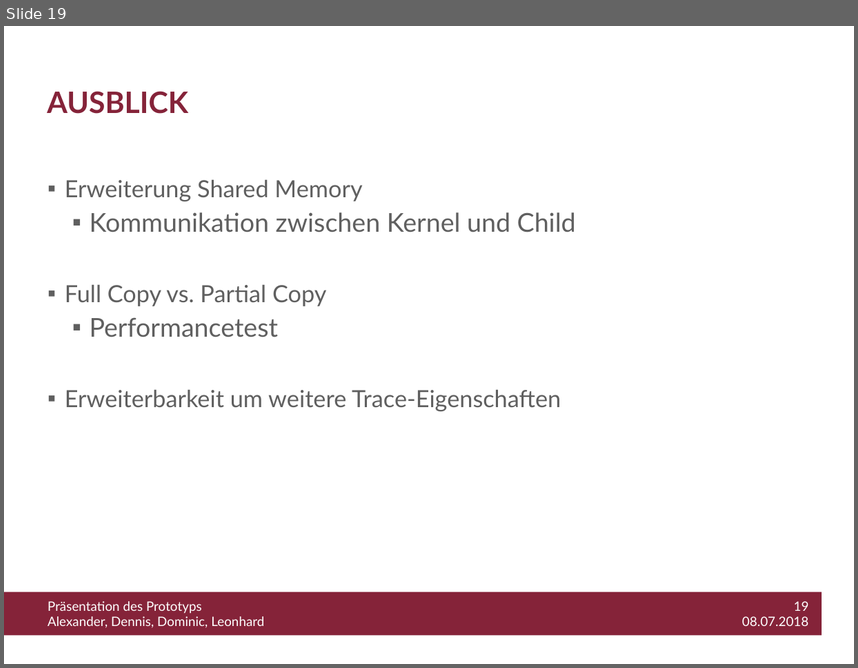
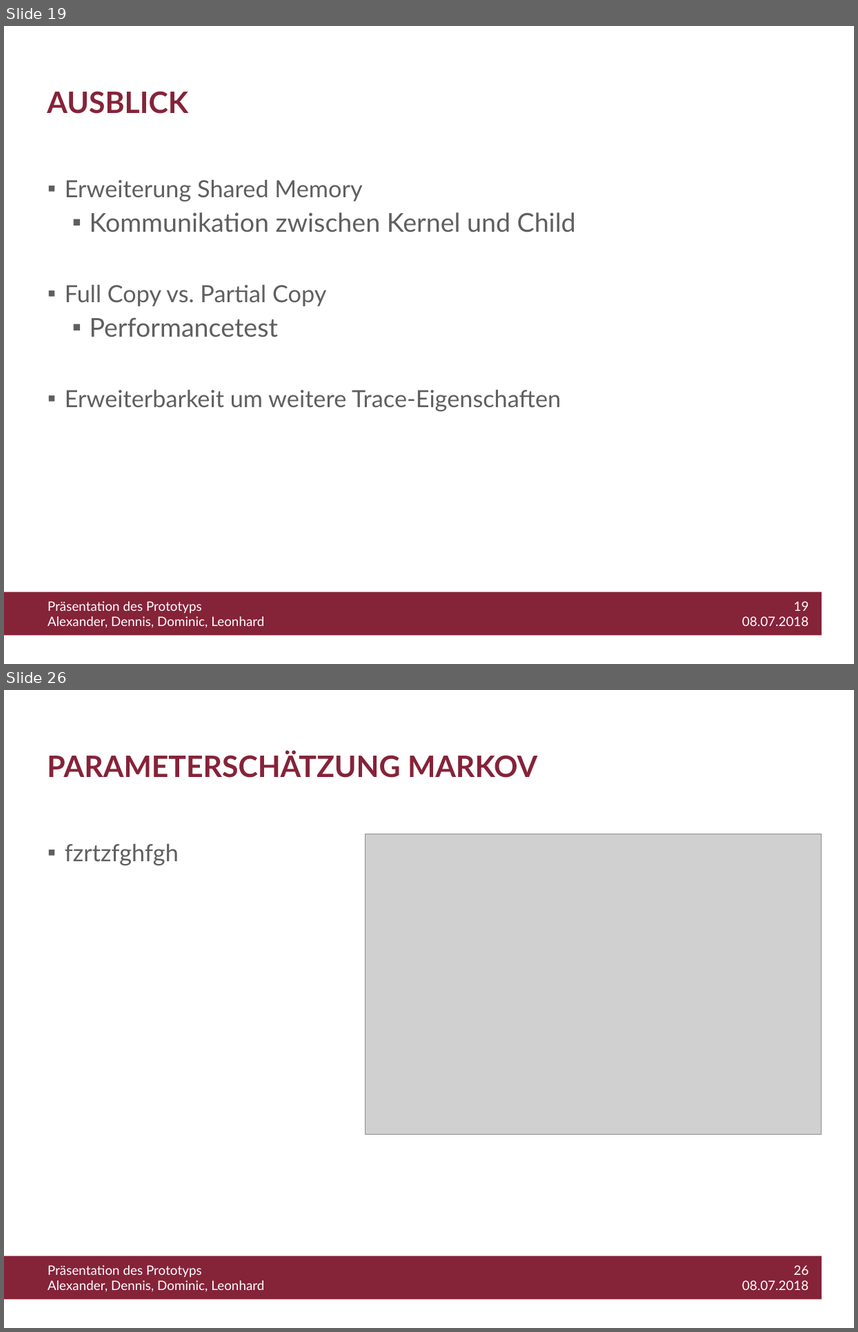
Before and after one commit to WiLEProjekt/Prototyp, a slide deck: Prototyp_Präsentation.pptx. Shown one above the other, each under a label of ours: slide 19 before the commit, slides 19 and 26 after it; the slides between them are not shown. The pictures are 858x668 and 858x1332 pixels, drawn with LibreOffice and Linux fonts; fonts in the diff are those of the drawing; grey boxes stand for pictures; background and template pictures are left out. Boxes give left, top, right and bottom in pixels: in the first picture for what was removed or moved away, otherwise in the second. Text is boxed around its words. In the diff, an @@ line names an element or a change of style, - is before the commit and + after.

```diff
--- a/Prototyp_Präsentation.pptx
+++ b/Prototyp_Präsentation.pptx
@@ slide 26 added at (4, 690, 854, 1328), background #FFFFFF; not listed: 3 template elements that a slide beside it also shows @@
@@ title added at (47, 751, 537, 778), 25 pt, text #852339, bold @@
+PARAMETERSCHÄTZUNG MARKOV
@@ picture added at (366, 834, 822, 1134) @@
@@ text added at (65, 844, 179, 865), 20 pt, text #5F5F5F @@
+▪ fzrtzfghfgh
```
Also in this commit, not shown: 2 slides changed, 7 other slides added, 1 slide removed.
